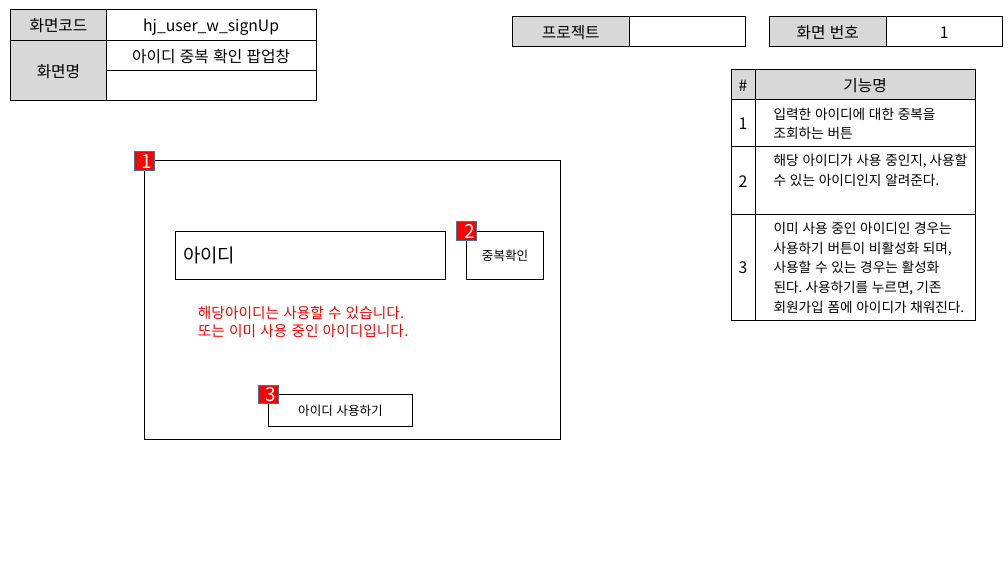
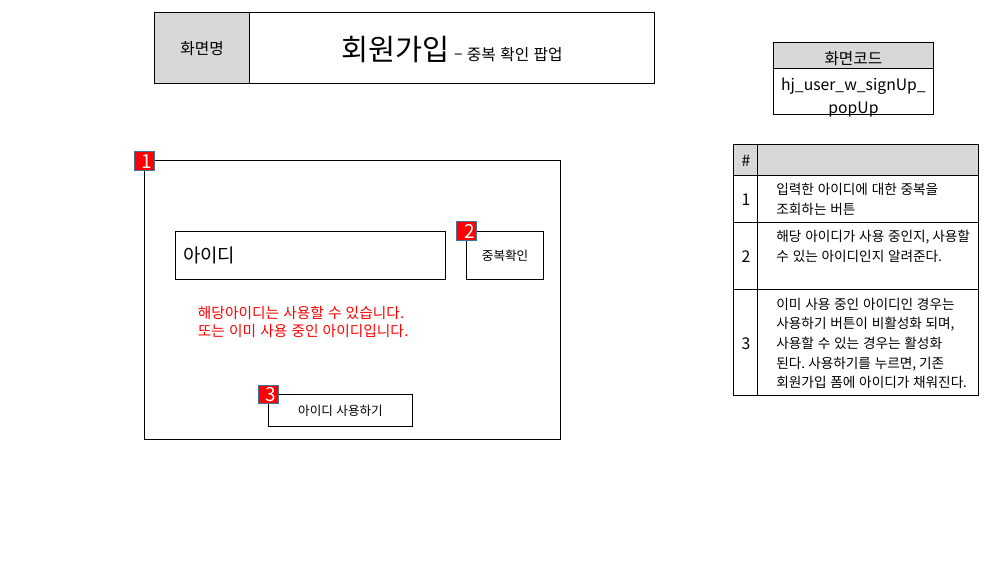
Before and after one commit to ezenteam2/e-Zone, a slide deck: slide 3 of 0 발표용 파워포인트/project05 - 파워포인트 종합 - 형준.pptx. Drawn at 1008x567 pixels with LibreOffice and Linux fonts; fonts in the diff are those of the drawing. Boxes give left, top, right and bottom in pixels: in the first picture for what was removed or moved away, otherwise in the second. Text is boxed around its words. In the diff, an @@ line names an element or a change of style, - is before the commit and + after.

```diff
--- a/0 발표용 파워포인트/project05 - 파워포인트 종합 - 형준.pptx
+++ b/0 발표용 파워포인트/project05 - 파워포인트 종합 - 형준.pptx
@@ table at (154,12,654,83) @@
-row 1: 화면코드 | hj_user_w_signUp
-row 2: 화면명 | 아이디 중복 확인 팝업창
-row 3:  | 
+row 1: 화면명 | 회원가입 – 중복 확인 팝업
@@ table: place and size @@
-table at (11,10,316,89)
+table at (154,12,654,83)
@@ table removed at (513,17,746,43), 1 rows, 2 columns @@
-프로젝트 | 
@@ table removed at (770,17,1003,44), 1 rows, 2 columns @@
-화면 번호 | 1
@@ table added at (774,42,935,121), 2 rows, 1 columns @@
+화면코드
+hj_user_w_signUp_popUp
@@ table at (734,144,979,392) @@
-row 1, column 2: 기능명
+row 1, column 2: 
@@ table: place and size @@
-table at (731,70,975,317)
+table at (734,144,979,392)
```
Also in this commit, not shown: 7 other slides changed, 6 other files.
